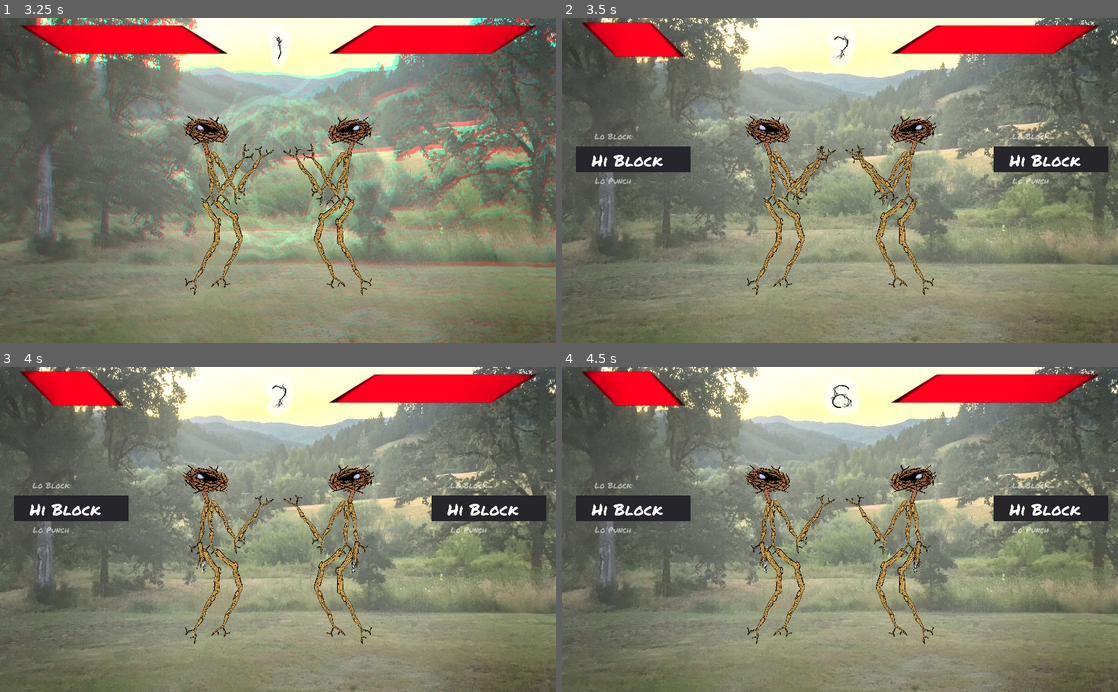
Above: before the commit, frames 1-4 (two rows, left to right).
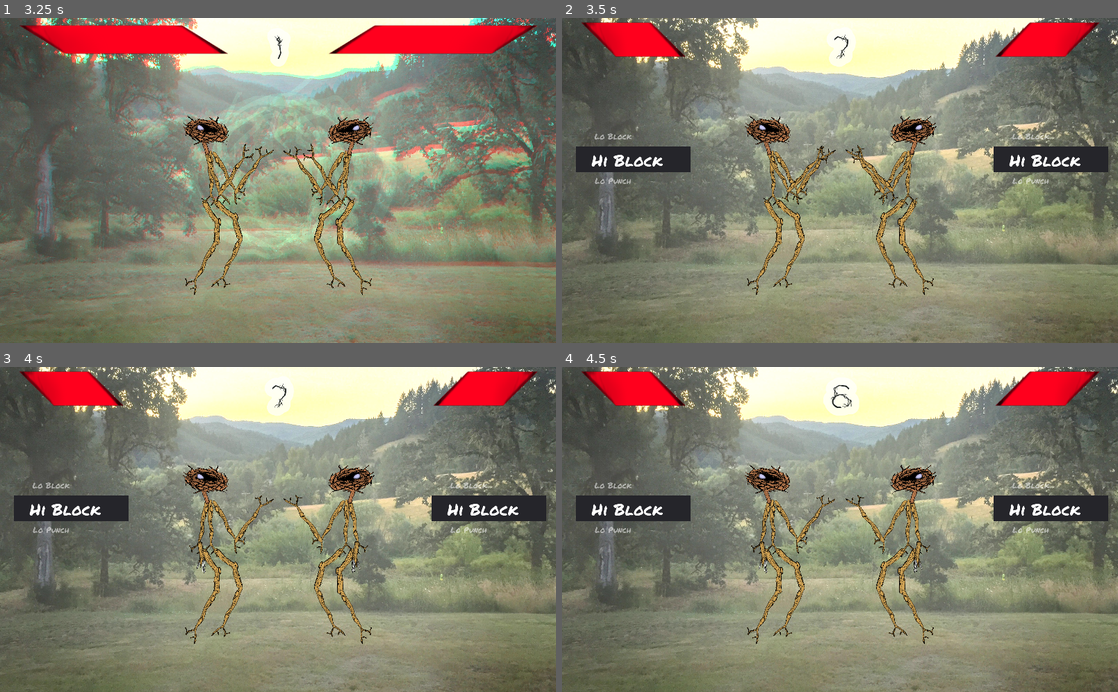
Above: after the commit, the same moments.

Repository: thesage1014/pigsSSJomt
Game: Godot game, scene res://sticky.tscn
The game is run twice, just before and just after one commit, with the same random seed, the same clock (stepped at 60 frames per second) and the same inputs.
Inputs:
- Up to frame 1 (3.25 s): hold Left (p1_a) 0.53-1.28 s; tap Up (p1_b) at 1.35 s; hold Down (p1_c) 2.03-2.78 s; tap A (p2_a) at 2.85 s
- Up to frame 2 (3.5 s): no input
- Up to frame 3 (4 s): hold E (p2_b) from 3.53 s (still down)
- Up to frame 4 (4.5 s): release E (p2_b) at 4.28 s; tap D (p2_c) at 4.35 s

Frame 1 is identical in both runs. In frame 2, 2.1% of the frame differs, in the area x 59-97%, y 1-12%; in frame 3, 2.1%; in frame 4, 2.1%.

Commit message:
damage working?

Diff:
--- a/scripts/Fighter1.gd
+++ b/scripts/Fighter1.gd
@@ -25,6 +25,7 @@
 signal on_update_roller
 signal on_player_selected
 signal on_send_attack
+var removingMove = false
 #export(NodePath) onready var timer = get_node("Timer")
 # Called when the node enters the scene tree for the first time.
 func _ready():
@@ -75,7 +76,7 @@
 		else:
 			enemy.TakeDamage(MoveList[nextMove][2])
 		get_node("Skeleton/AnimationPlayer").current_animation = MoveList[nextMove][0]
-		MoveList.remove(nextMove)
+		removingMove = true
 		if MoveList.size() == 0 or hitPoints <= 0:
 			if !alreadyResurrected:
 				MoveList.append(OMTAnim)
@@ -92,7 +93,7 @@
 			nextMove = MoveList.size()-1
 
 func TakeDamage(damage):
-	if(MoveList.size() > nextMove and not MoveList[nextMove][0].begins_with("block")):
+	if(not MoveList[nextMove][0].begins_with("block")):
 		hitPoints -= damage
 	if hitPoints <= 0:
 		get_node("HealthBar").visible = false
@@ -105,6 +106,9 @@
 
 func _process(delta):
 	get_node("Skeleton/AnimationPlayer").playback_speed = rand_range(.8,1.7)
+	if(removingMove):
+		MoveList.remove(nextMove)
+		removingMove = false
 	CheckLength()
 	emit_signal("on_update_roller",MoveList,nextMove)
 
